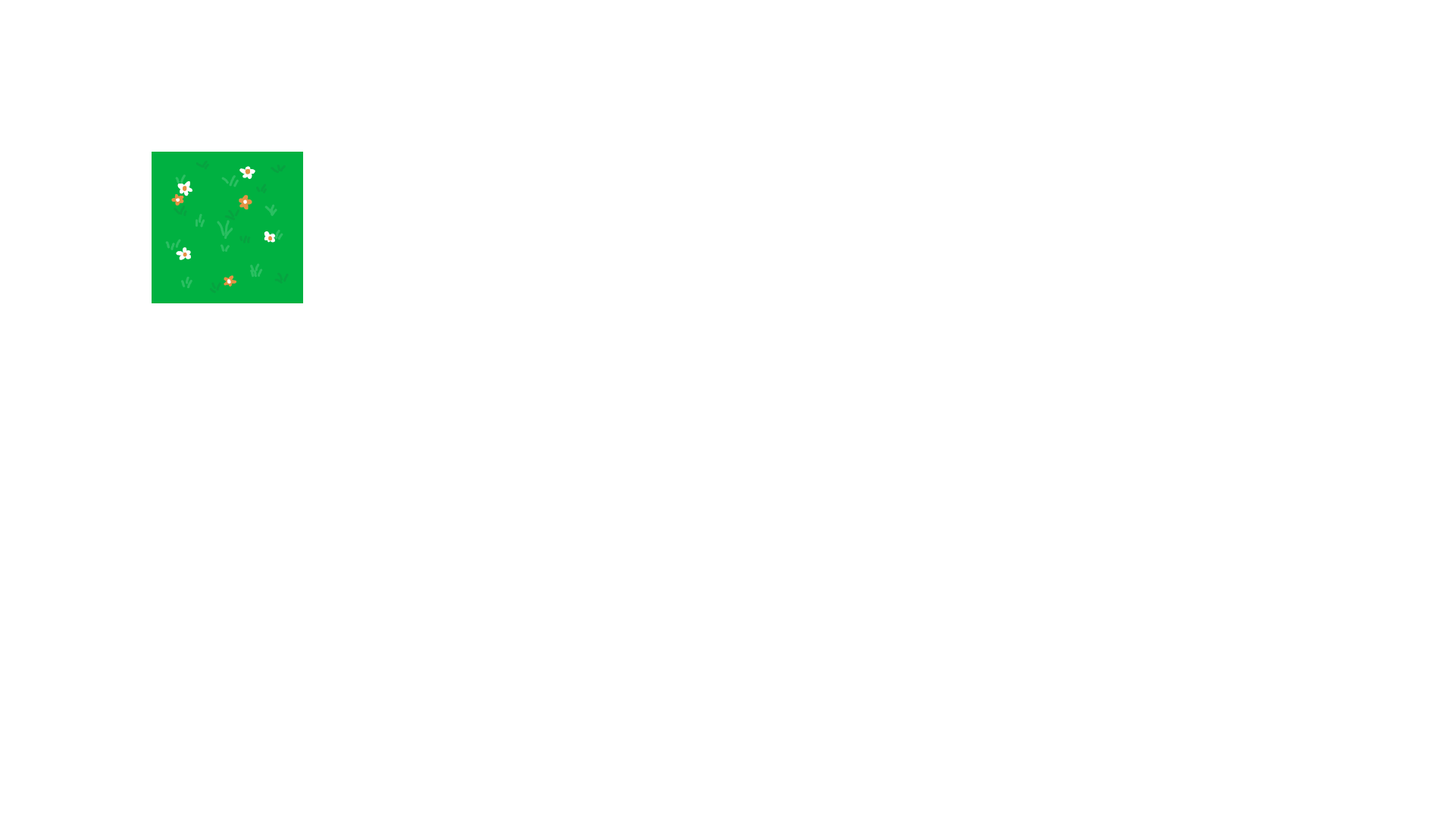
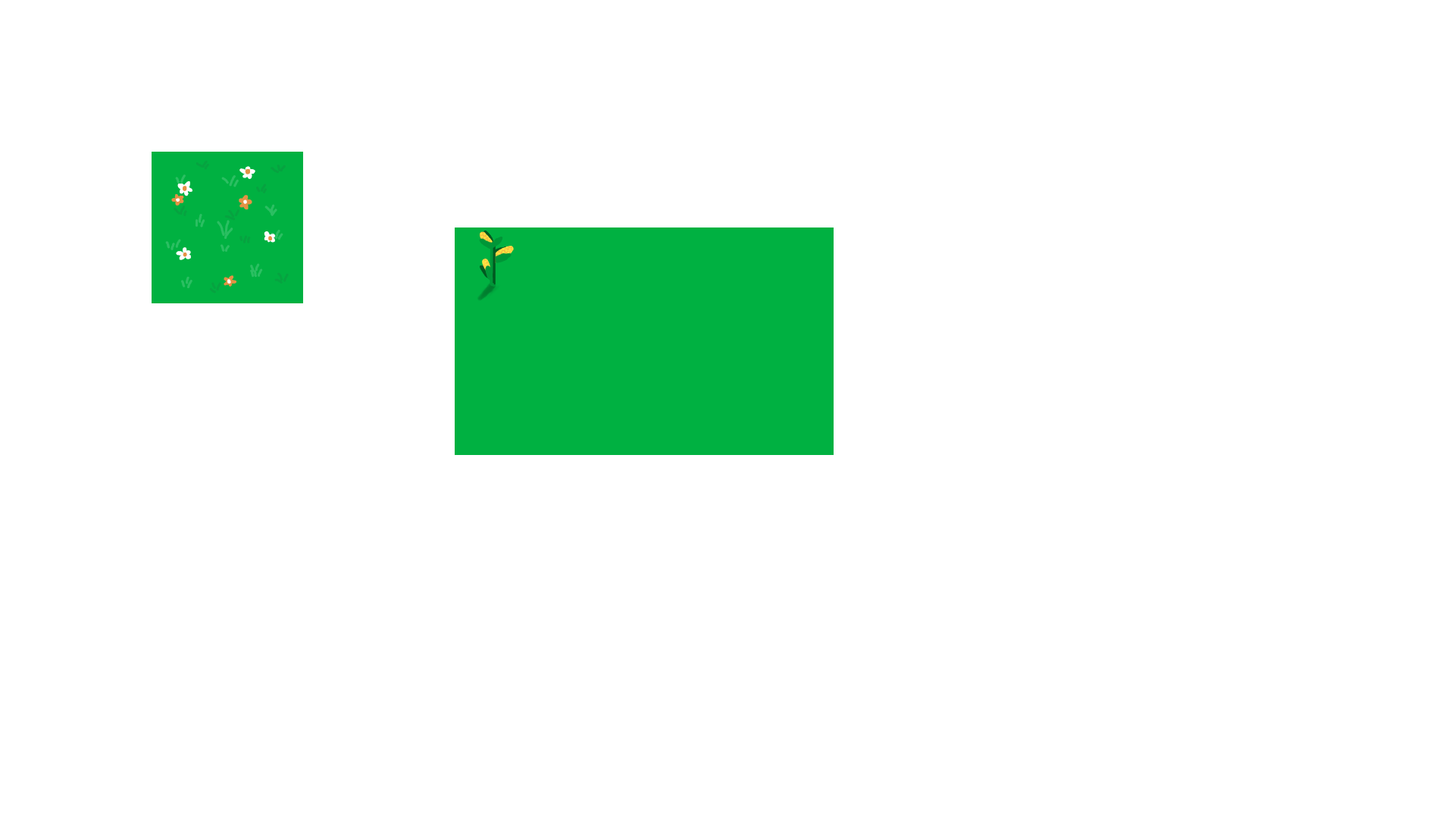
Before/after of a 1455px x 819px layered artwork. What changed in the layer stack:
added group "CornField" with 6 layers above "Paint Layer 2" over [454, 227, 533, 336]
added layer "Paint Layer 7" in group "CornField" over [454, 227, 533, 287]
added layer "Paint Layer 4" in group "CornField" over [483, 227, 533, 287]
added layer "Paint Layer 3" in group "CornField" over [483, 238, 533, 287]
added layer "Paint Layer 6" in group "CornField" over [454, 227, 533, 287]
added layer "Paint Layer 5" in group "CornField" over [454, 227, 533, 287]
added layer "Paint Layer 8" (55%) in group "CornField" over [454, 238, 533, 336]
painted on "Paint Layer 2" over [454, 227, 834, 455]
